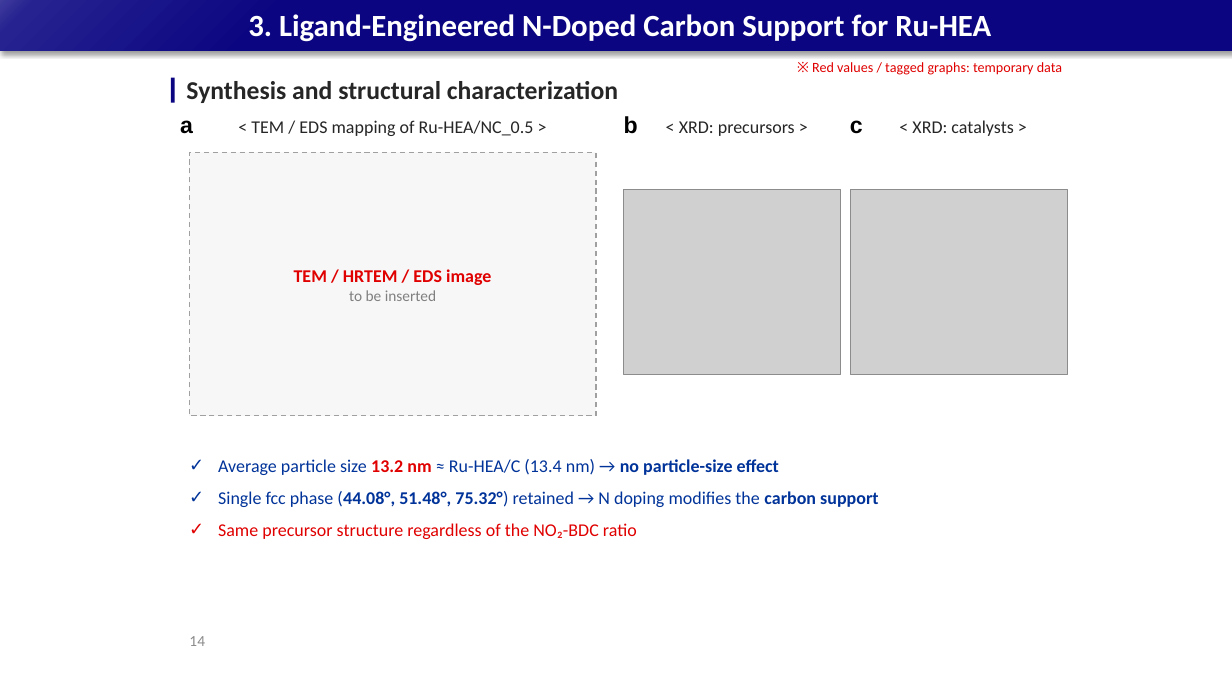
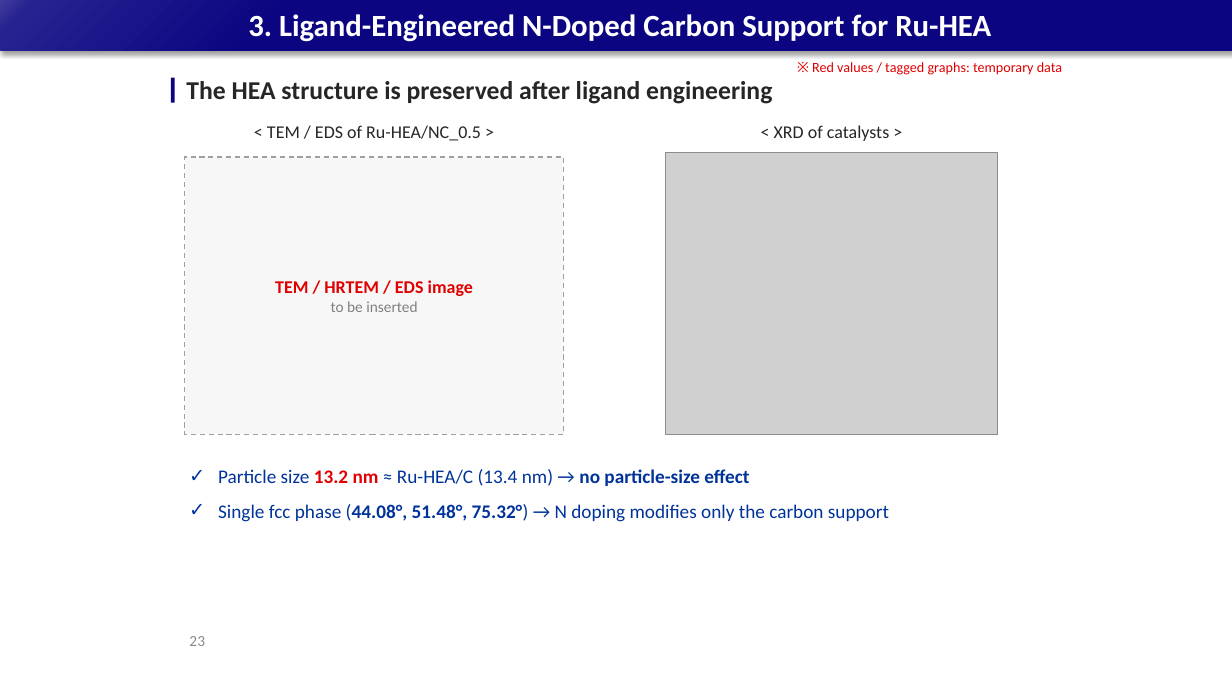
Before and after one commit to limsj0204/letter, a slide deck: slide 23 of 학위논문_디펜스_발표자료.pptx (slide 14 before the commit). Drawn at 1232x693 pixels with LibreOffice and Linux fonts; fonts in the diff are those of the drawing; grey boxes stand for pictures. Boxes give left, top, right and bottom in pixels: in the first picture for what was removed or moved away, otherwise in the second. Text is boxed around its words. In the diff, an @@ line names an element or a change of style, - is before the commit and + after.

```diff
--- a/학위논문_디펜스_발표자료.pptx
+++ b/학위논문_디펜스_발표자료.pptx
@@ text at [186, 81, 772, 104]: text changed @@
-Synthesis and structural characterization
+The HEA structure is preserved after ligand engineering
@@ text removed at [624, 116, 638, 134] @@
-b
@@ text removed at [180, 120, 193, 134] @@
-a
@@ text at [267, 125, 481, 141]: text changed @@
-< TEM / EDS mapping of Ru-HEA/NC_0.5 >
+< TEM / EDS of Ru-HEA/NC_0.5 >
@@ text removed at [679, 121, 795, 136] @@
-< XRD: precursors >
@@ text at [774, 125, 889, 141]: text changed @@
-< XRD: catalysts >
+< XRD of catalysts >
@@ text removed at [850, 120, 863, 134] @@
-c
@@ rectangle "TEM / HRTEM / EDS ...": place and size @@
-rectangle "TEM / HRTEM / EDS ..." at [189, 152, 596, 416]
+rectangle "TEM / HRTEM / EDS ..." at [185, 157, 564, 434]
@@ picture: place and size @@
-picture at [850, 189, 1067, 374]
+picture at [666, 152, 998, 434]
@@ picture removed at [624, 189, 841, 374] @@
@@ text at [218, 469, 889, 522]: text changed; size 14 to 15 pt @@
-✓ Average particle size 13.2 nm ≈ Ru-HEA/C (13.4 nm) → no particle-size effect
-✓ Single fcc phase (44.08°, 51.48°, 75.32°) retained → N doping modifies the carbon support
-✓ Same precursor structure regardless of the NO₂-BDC ratio
+✓ Particle size 13.2 nm ≈ Ru-HEA/C (13.4 nm) → no particle-size effect
+✓ Single fcc phase (44.08°, 51.48°, 75.32°) → N doping modifies only the carbon support
@@ page number at [189, 636, 205, 646]: text changed @@
-14
+23
```
Also in this commit, not shown: 8 other slides changed, 14 slides added, 2 slides removed.
